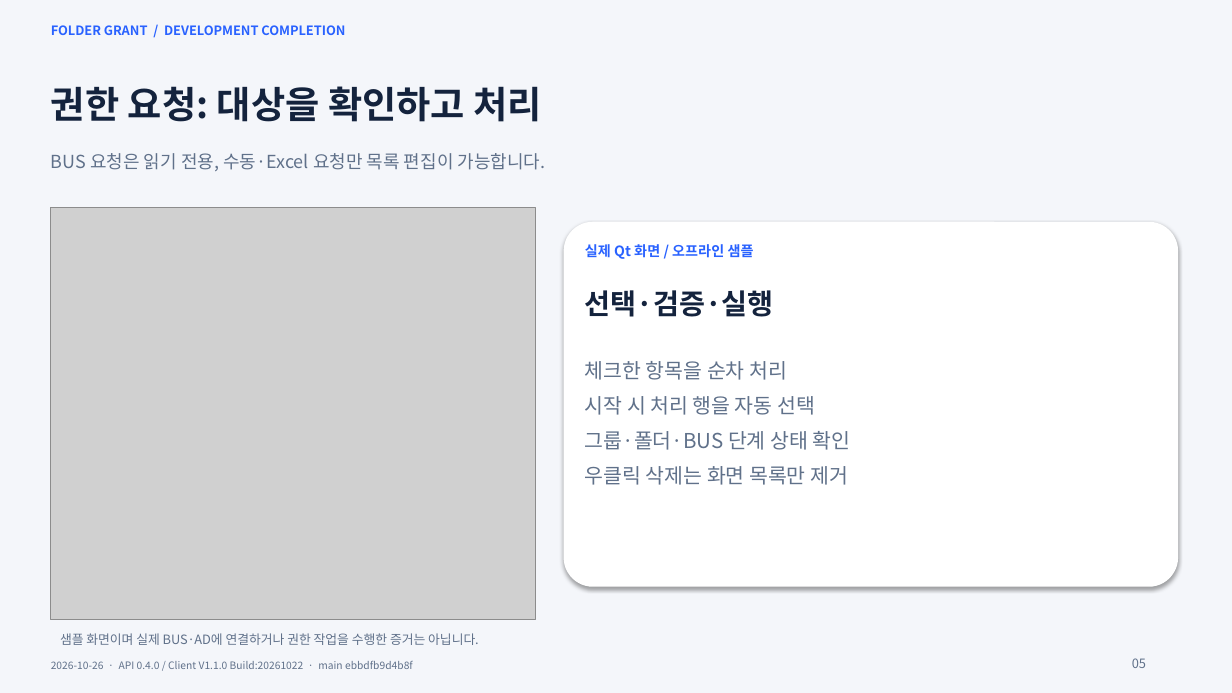
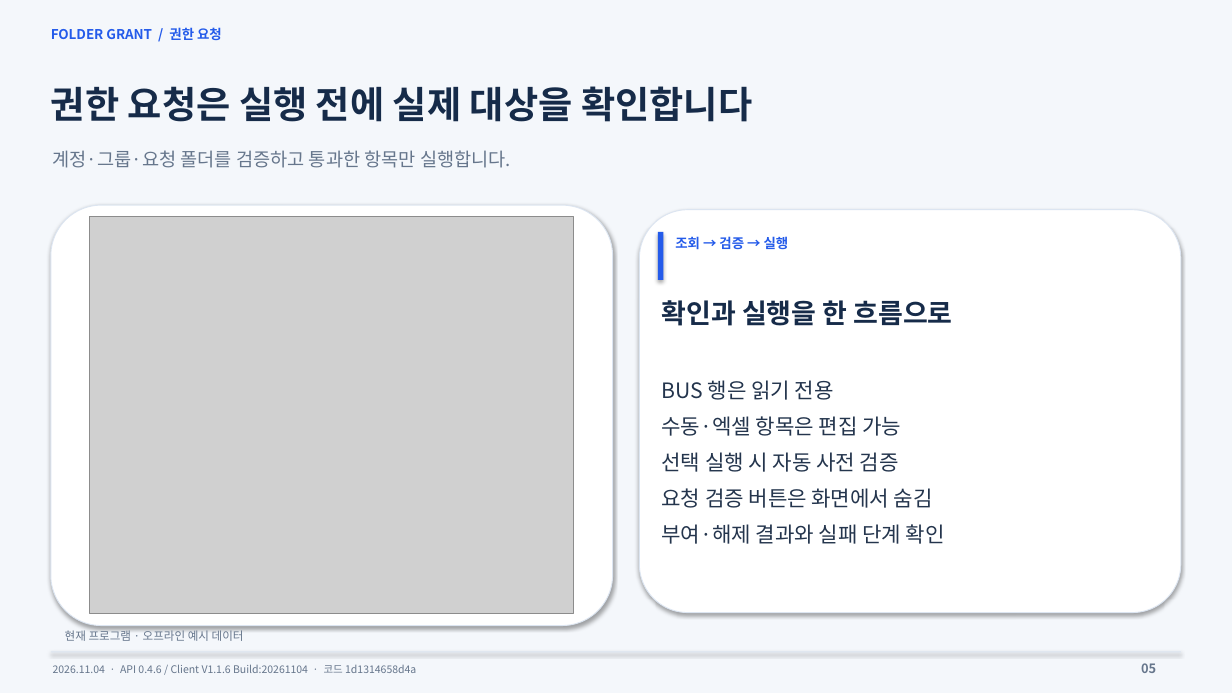
Before and after one commit to Corggi-Kim/Folder-Grant-Tool, a slide deck: slide 5 of docs/Folder_Grant_개발완료_보고서.pptx. Drawn at 1232x693 pixels with LibreOffice and Linux fonts; fonts in the diff are those of the drawing; grey boxes stand for pictures. Boxes give left, top, right and bottom in pixels: in the first picture for what was removed or moved away, otherwise in the second. Text is boxed around its words. In the diff, an @@ line names an element or a change of style, - is before the commit and + after.

Commit message:
Refresh maintenance manuals and development completion report

```diff
--- a/docs/Folder_Grant_개발완료_보고서.pptx
+++ b/docs/Folder_Grant_개발완료_보고서.pptx
@@ background #F4F6FA to #F4F7FB @@
@@ text at [51, 27, 222, 40]: text changed; size 10 to 10.5 pt; text colour #2962FF to #245BEA @@
-FOLDER GRANT / DEVELOPMENT COMPLETION
+FOLDER GRANT / 권한 요청
@@ text at [51, 86, 752, 122]: text changed; text colour #14233D to #162B49 @@
-권한 요청: 대상을 확인하고 처리
+권한 요청은 실행 전에 실제 대상을 확인합니다
@@ text at [53, 150, 511, 168]: text changed; size 14 to 14.5 pt; text colour #60718A to #66768C @@
-BUS 요청은 읽기 전용, 수동·Excel 요청만 목록 편집이 가능합니다.
+계정·그룹·요청 폴더를 검증하고 통과한 항목만 실행합니다.
@@ rounded rectangle: place and size @@
-rounded rectangle at [564, 222, 1178, 587]
+rounded rectangle at [51, 205, 613, 626]
@@ rounded rectangle at [51, 205, 613, 626]: outline none to #DCE5F1 0.75 pt; proportions changed @@
@@ picture: place and size @@
-picture at [51, 208, 535, 619]
+picture at [90, 216, 573, 614]
@@ rounded rectangle added at [640, 210, 1181, 613], fill #FFFFFF, outline #DCE5F1 0.75 pt @@
@@ rectangle added at [658, 232, 664, 280], fill #245BEA @@
@@ text at [675, 236, 789, 250]: text changed; size 22 to 10.5 pt; text colour #14233D to #245BEA @@
-선택·검증·실행
+조회 → 검증 → 실행
@@ text removed at [585, 242, 754, 260] @@
-실제 Qt 화면 / 오프라인 샘플
@@ text added at [662, 300, 952, 326], 21 pt, text #162B49, bold @@
+확인과 실행을 한 흐름으로
@@ text removed at [585, 361, 850, 485] @@
-체크한 항목을 순차 처리
-시작 시 처리 행을 자동 선택
-그룹·폴더·BUS 단계 상태 확인
-우클릭 삭제는 화면 목록만 제거
@@ text added at [662, 380, 945, 544], 16.5 pt, text #24354D @@
+BUS 행은 읽기 전용
+수동·엑셀 항목은 편집 가능
+선택 실행 시 자동 사전 검증
+요청 검증 버튼은 화면에서 숨김
+부여·해제 결과와 실패 단계 확인
@@ text added at [65, 628, 244, 641], 9 pt, text #66768C @@
+현재 프로그램 · 오프라인 예시 데이터
@@ rectangle added at [51, 652, 1181, 653], fill #DCE5F1 @@
@@ text removed at [60, 633, 478, 645] @@
-샘플 화면이며 실제 BUS·AD에 연결하거나 권한 작업을 수행한 증거는 아닙니다.
@@ text "05": place and size @@
-text "05" at [1132, 658, 1146, 668]
+text "05" at [1141, 663, 1156, 673]
@@ text "05" at [1141, 663, 1156, 673]: text colour #60718A to #66768C, bold on; line spacing 1 to 1.12; less space between paragraphs @@
@@ text at [53, 664, 416, 673]: text changed; size 8 to 8.2 pt; text colour #60718A to #66768C @@
-2026-10-26 · API 0.4.0 / Client V1.1.0 Build:20261022 · main ebbdfb9d4b8f
+2026.11.04 · API 0.4.6 / Client V1.1.6 Build:20261104 · 코드 1d1314658d4a
```
Also in this commit, not shown: 6 other slides changed, 11 slides added, 11 slides removed, 2 other files.
